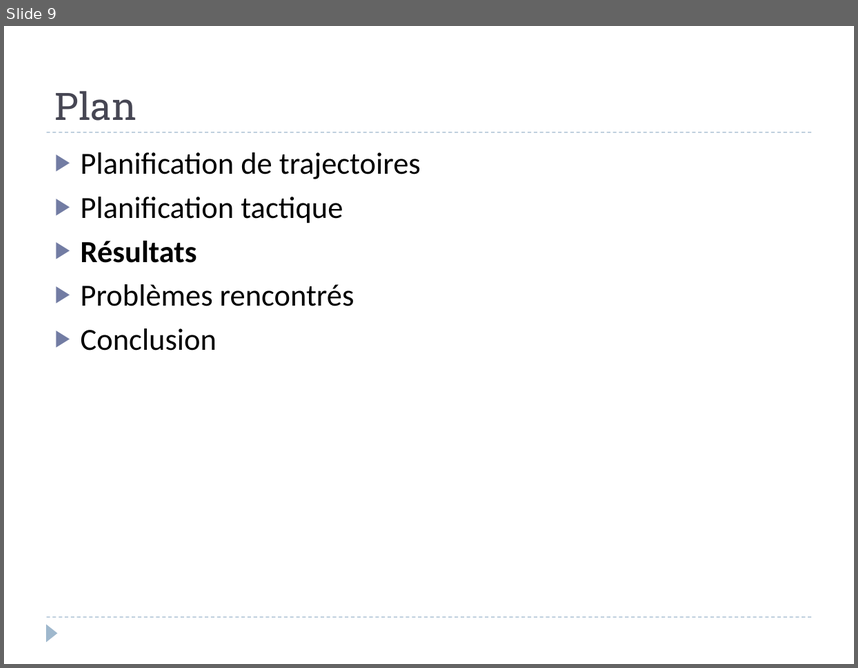
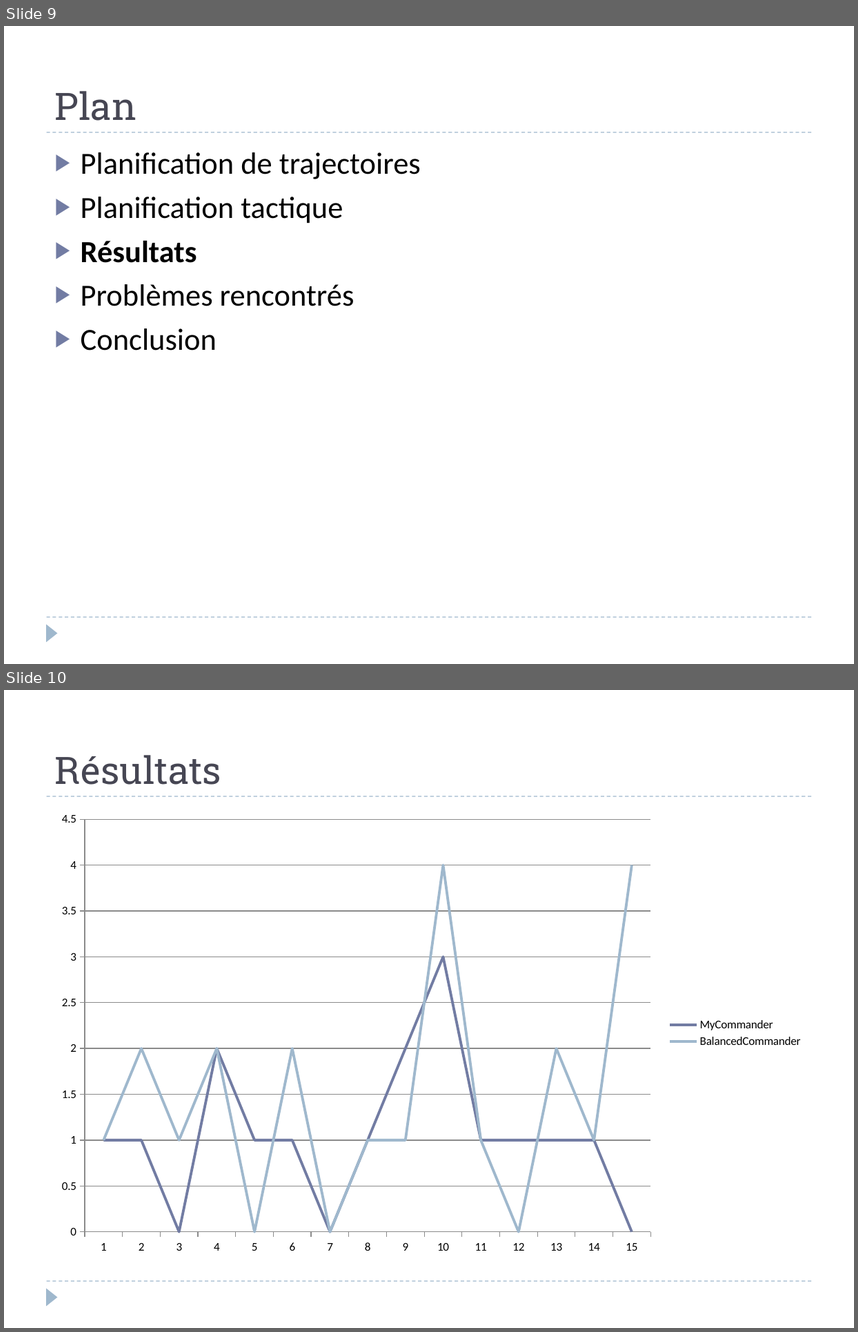
Before and after one commit to faouellet/CaptureTheFlag, a slide deck: Docs/Presentation finale.pptx. Shown one above the other, each under a label of ours: slide 9 before the commit, slides 9 and 10 after it. The pictures are 858x668 and 858x1332 pixels, drawn with LibreOffice and Linux fonts; fonts in the diff are those of the drawing. Boxes give left, top, right and bottom in pixels: in the first picture for what was removed or moved away, otherwise in the second. Text is boxed around its words. In the diff, an @@ line names an element or a change of style, - is before the commit and + after.

```diff
--- a/Docs/Presentation finale.pptx
+++ b/Docs/Presentation finale.pptx
@@ slide 10 added at box(4, 690, 854, 1328), background #FFFFFF; not listed: 3 template elements that a slide beside it also shows @@
@@ title added at box(55, 755, 221, 785), 32 pt, text #464653 @@
+Résultats
@@ line chart added at box(47, 803, 811, 1262) @@
+categories: 1, 2, 3, 4, 5, 6, 7, 8, 9, 10, 11, 12, 13, 14, 15
+MyCommander: 1, 1, 0, 2, 1, 1, 0, 1, 2, 3, 1, 1, 1, 1, 0
+BalancedCommander: 1, 2, 1, 2, 0, 2, 0, 1, 1, 4, 1, 0, 2, 1, 4
```
Also in this commit, not shown: 3 other slides added, 1 slide removed, 11 other files.
